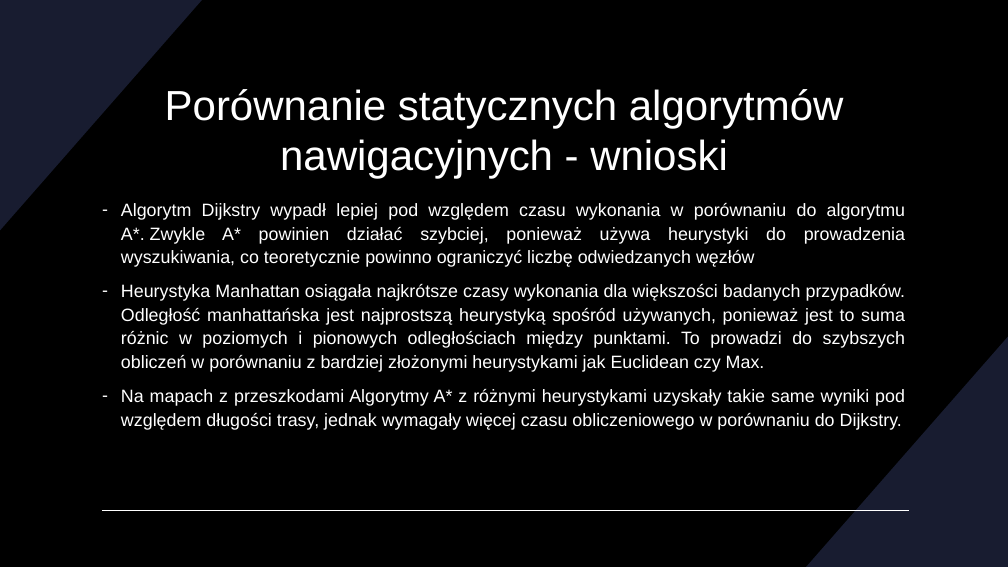
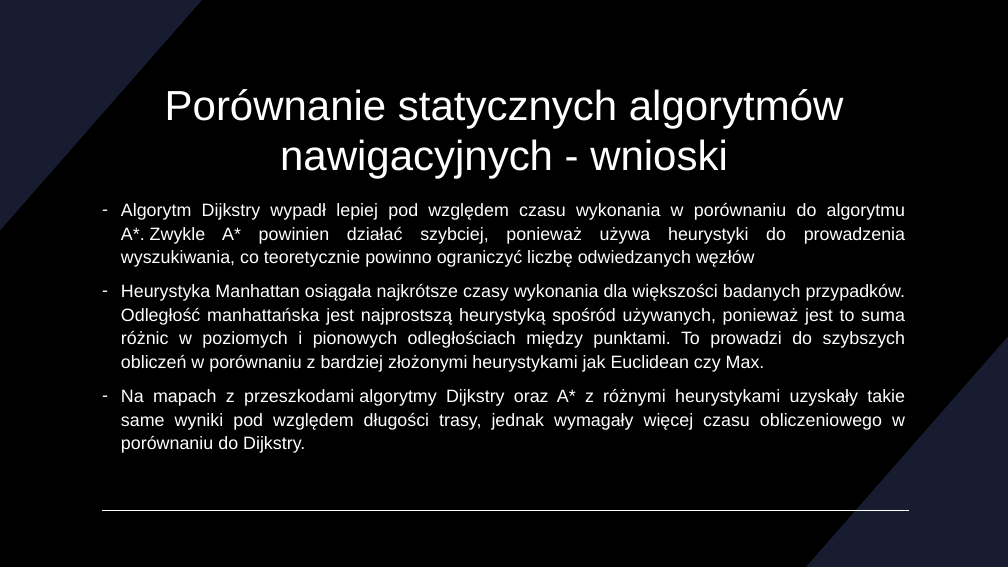
Before and after one commit to DevxMike/master_degree, a slide deck: slide 24 of ppt/Magisterka.pptx. Drawn at 1008x567 pixels with LibreOffice and Linux fonts; fonts in the diff are those of the drawing. Boxes give left, top, right and bottom in pixels: in the first picture for what was removed or moved away, otherwise in the second. Text is boxed around its words. In the diff, an @@ line names an element or a change of style, - is before the commit and + after.

Commit message:
update presentation

```diff
--- a/ppt/Magisterka.pptx
+++ b/ppt/Magisterka.pptx
@@ text at <box>121,389,905,453</box>: text changed @@
-– Na mapach z przeszkodami Algorytmy A* z różnymi heurystykami uzyskały takie same wyniki pod względem długości trasy, jednak wymagały więcej czasu obliczeniowego w porównaniu do Dijkstry.
+– Na mapach z przeszkodami algorytmy Dijkstry oraz A* z różnymi heurystykami uzyskały takie same wyniki pod względem długości trasy, jednak wymagały więcej czasu obliczeniowego w porównaniu do Dijkstry.
```
Also in this commit, not shown: 4 other slides changed, 2 other files.
